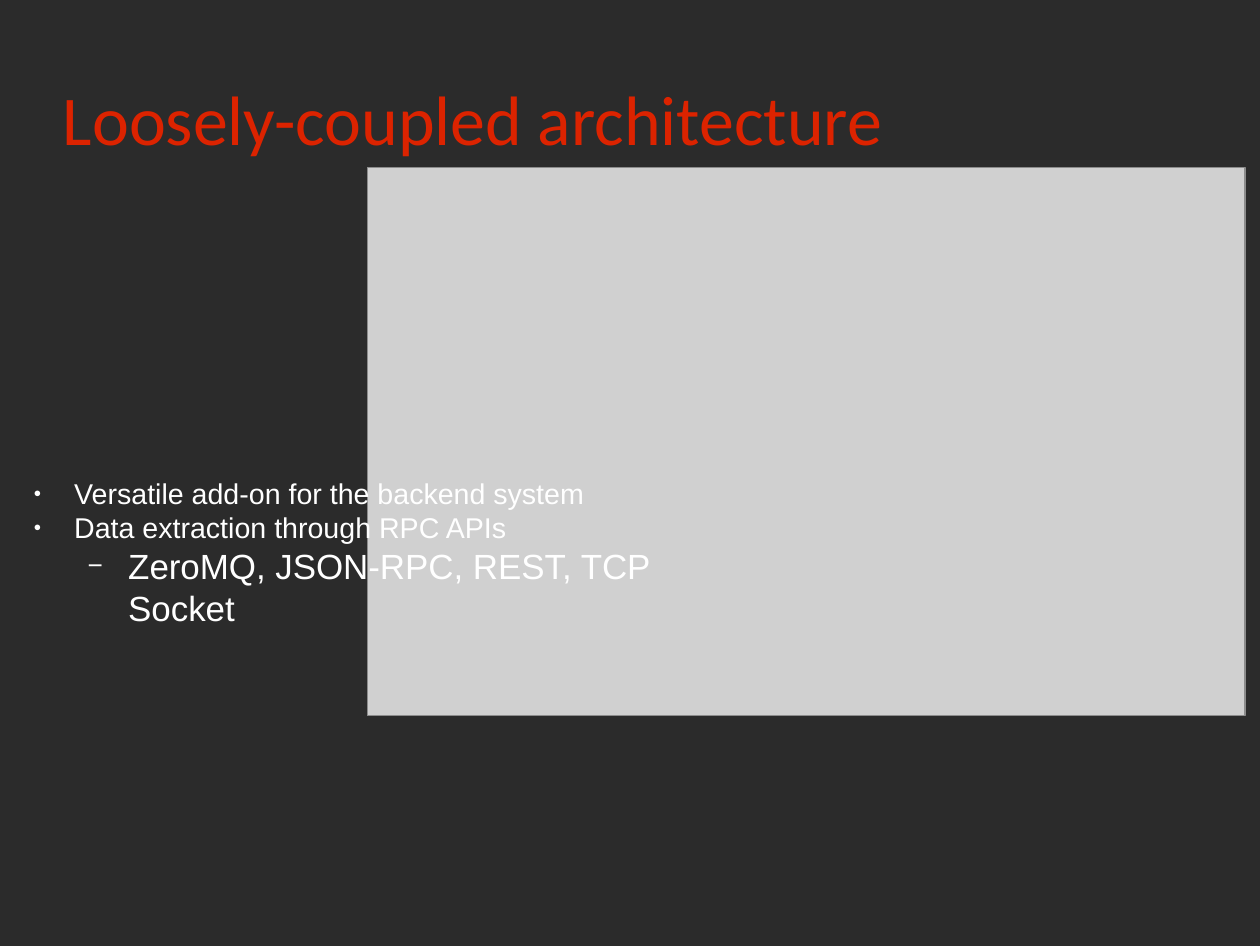
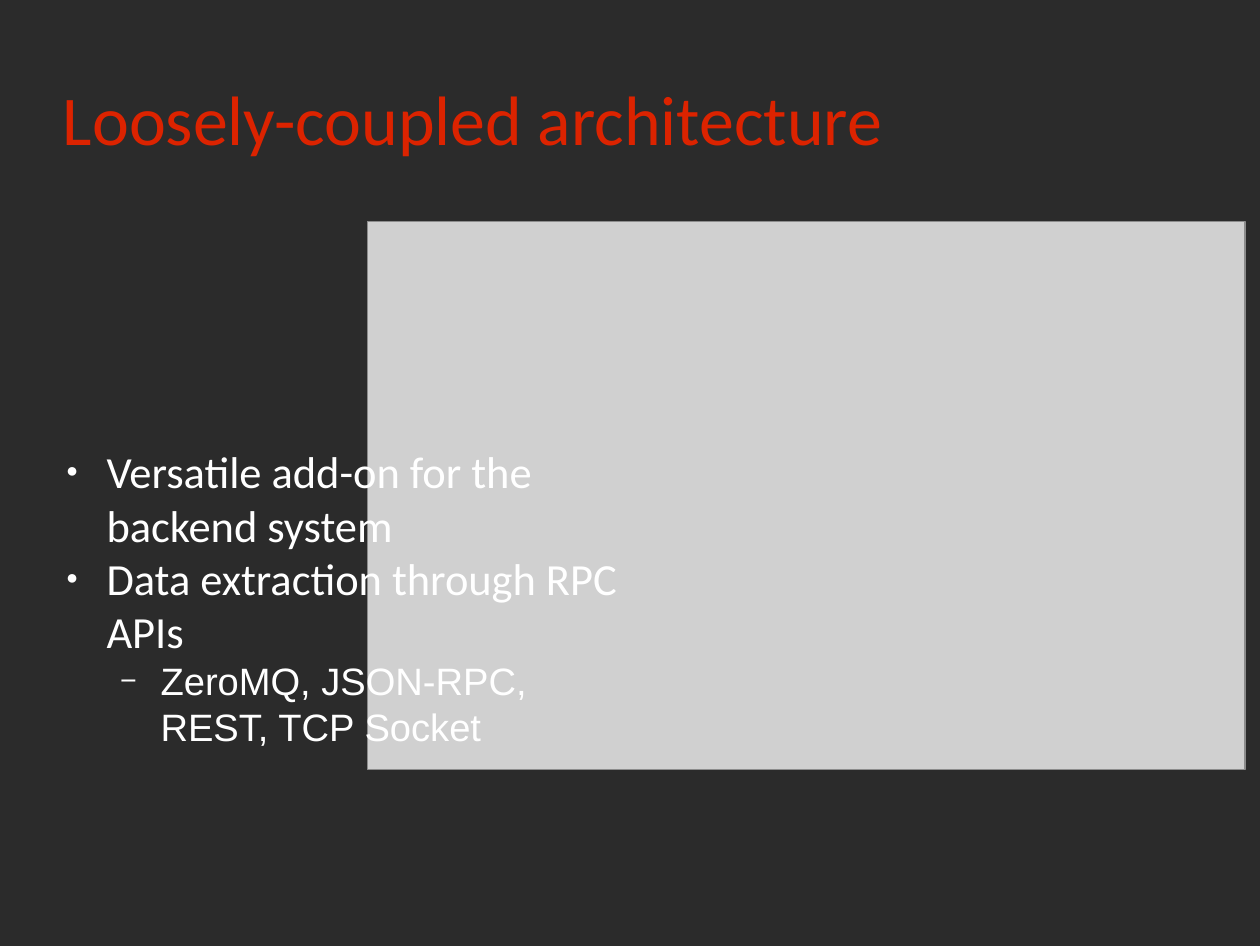
Before and after one commit to rchakode/realopinsight, a slide deck: slide 18 of doc/talks/rmll-2013.odp. Drawn at 1260x946 pixels with LibreOffice and Linux fonts; fonts in the diff are those of the drawing; grey boxes stand for pictures; background and template pictures are left out; a plain dark background stands for a picture behind light text. Boxes give left, top, right and bottom in pixels: in the first picture for what was removed or moved away, otherwise in the second. Text is boxed around its words. In the diff, an @@ line names an element or a change of style, - is before the commit and + after.

```diff
--- a/doc/talks/rmll-2013.odp
+++ b/doc/talks/rmll-2013.odp
@@ picture: place and size @@
-picture at bbox=[368, 167, 1245, 716]
+picture at bbox=[368, 221, 1245, 769]
@@ text "Versatile add-on for the backend ...": place and size @@
-text "Versatile add-on for the backend ..." at bbox=[74, 482, 651, 622]
+text "Versatile add-on for the backend ..." at bbox=[107, 451, 617, 749]
@@ text "Versatile add-on for the backend ..." at bbox=[107, 451, 617, 749]: size 18 to 28 pt, font Arial to Calibri in "Versatile add-on for the backend system", "Data extraction through RPC APIs"; size 22 to 24 pt in "ZeroMQ, JSON-RPC, REST, TCP Socket" @@
```
Also in this commit, not shown: 8 other slides changed, 5 slides added, 2 slides removed.
